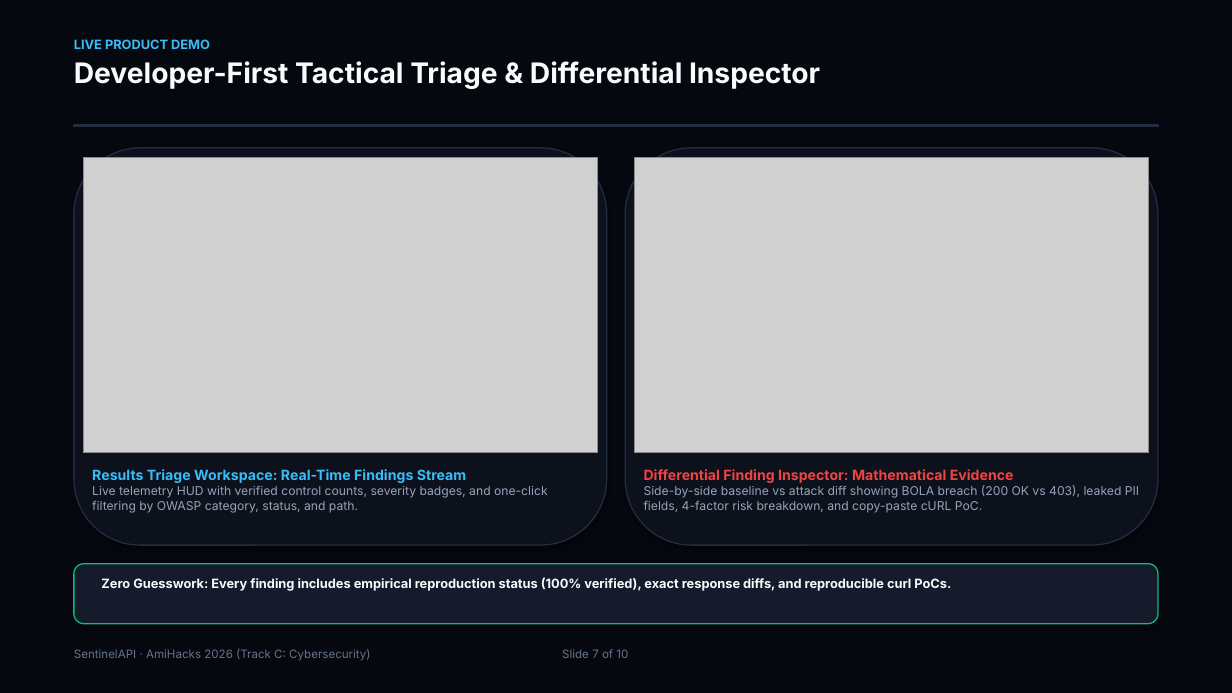
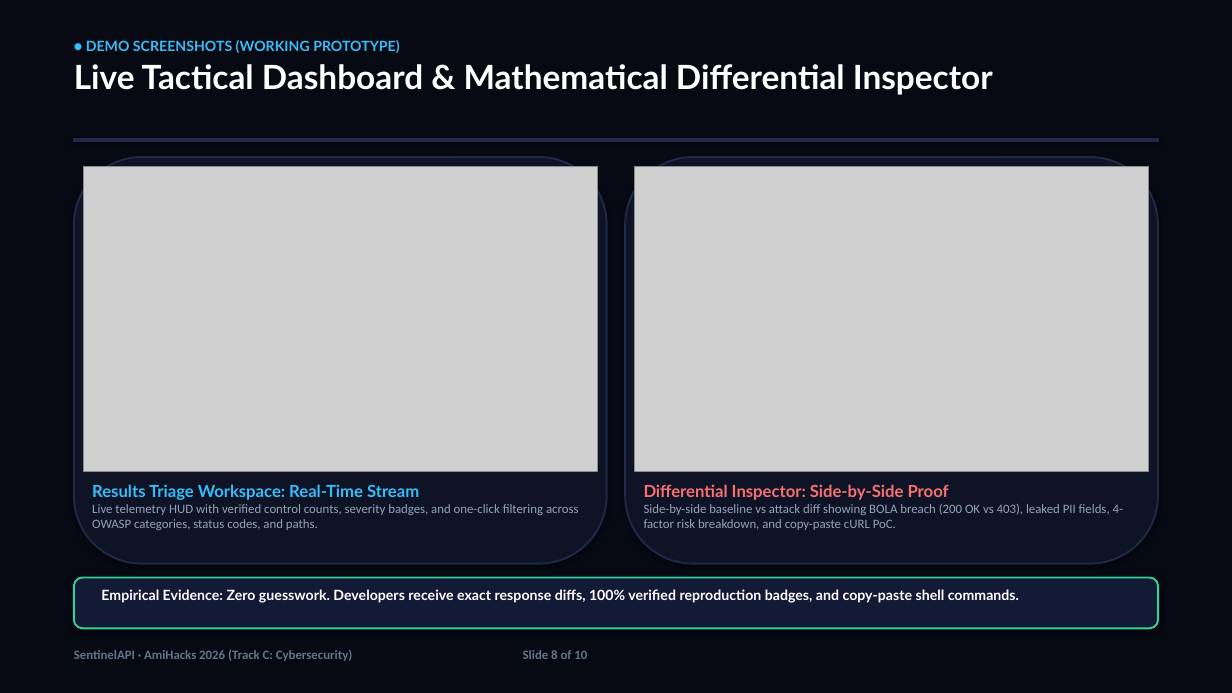
Before and after one commit to x03tanuj/sentinel-api, a slide deck: slide 8 of slides/SentinelAPI_Pitch.pptx (slide 7 before the commit). Drawn at 1232x693 pixels with LibreOffice and Linux fonts; fonts in the diff are those of the drawing; grey boxes stand for pictures. Boxes give left, top, right and bottom in pixels: in the first picture for what was removed or moved away, otherwise in the second. Text is boxed around its words. In the diff, an @@ line names an element or a change of style, - is before the commit and + after.

Commit message:
docs: finalize hackathon pitch deck (pptx & pdf) with cyber-tech design, track c prominence, and competitive differentiators

```diff
--- a/slides/SentinelAPI_Pitch.pptx
+++ b/slides/SentinelAPI_Pitch.pptx
@@ rectangle at box(0, 0, 1232, 693): fill #06080F to #070913; outline #06080F 0.75 pt to #070913 0.75 pt @@
@@ text at box(74, 40, 993, 95): text changed; size 22 to 26 pt; font Inter to Lato; text colour #F8FAFC to #FFFFFF @@
-LIVE PRODUCT DEMO
-Developer-First Tactical Triage & Differential Inspector
+● DEMO SCREENSHOTS (WORKING PROTOTYPE)
+Live Tactical Dashboard & Mathematical Differential Inspector
@@ rectangle: place and size @@
-rectangle at box(74, 125, 1158, 127)
+rectangle at box(74, 139, 1158, 141)
@@ rectangle at box(74, 139, 1158, 141): fill #232D42 to #202945; outline #232D42 0.75 pt to #202945 0.75 pt @@
@@ rounded rectangle: place and size @@
-rounded rectangle at box(74, 148, 607, 545)
+rounded rectangle at box(74, 157, 607, 564)
@@ rounded rectangle at box(74, 157, 607, 564): fill #0D111C to #0E1326; outline #232D42 1 pt to #202945 1.5 pt @@
@@ picture: place and size @@
-picture at box(83, 157, 598, 453)
+picture at box(83, 166, 598, 471)
@@ rounded rectangle at box(626, 157, 1159, 564): fill #0D111C to #0E1326; outline #232D42 1 pt to #202945 1.5 pt @@
@@ rounded rectangle: place and size @@
-rounded rectangle at box(626, 148, 1159, 545)
+rounded rectangle at box(626, 157, 1159, 564)
@@ picture: place and size @@
-picture at box(635, 157, 1150, 453)
+picture at box(635, 166, 1150, 471)
@@ text "Differential Inspector: Side-by-Side Proof": place and size @@
-text "Differential Inspector: Side-by-Side Proof" at box(644, 469, 1139, 513)
+text "Differential Inspector: Side-by-Side Proof" at box(644, 484, 1123, 530)
@@ text at box(92, 484, 579, 530): text changed; size 9.5 to 10 pt; font Inter to Calibri @@
-Results Triage Workspace: Real-Time Findings Stream
-Live telemetry HUD with verified control counts, severity badges, and one-click filtering by OWASP category, status, and path.
+Results Triage Workspace: Real-Time Stream
+Live telemetry HUD with verified control counts, severity badges, and one-click filtering across OWASP categories, status codes, and paths.
@@ text at box(644, 484, 949, 500): text changed; size 11 to 13 pt; font Inter to Lato; text colour #EF4444 to #F87171 @@
-Differential Finding Inspector: Mathematical Evidence
+Differential Inspector: Side-by-Side Proof
@@ text at box(644, 504, 1123, 530): size 9.5 to 10 pt, font Inter to Calibri in "Side-by-side baseline vs attack diff showing BOLA ..." @@
@@ rounded rectangle: place and size @@
-rounded rectangle at box(74, 564, 1158, 624)
+rounded rectangle at box(74, 578, 1158, 628)
@@ rounded rectangle at box(74, 578, 1158, 628): fill #151B2B to #131A36; outline #10B981 1 pt to #34D399 1.5 pt @@
@@ text at box(101, 589, 1019, 603): text changed; size 10 to 11 pt; font Inter to Lato; text colour #F8FAFC to #FFFFFF @@
-Zero Guesswork: Every finding includes empirical reproduction status (100% verified), exact response diffs, and reproducible curl PoCs.
+Empirical Evidence: Zero guesswork. Developers receive exact response diffs, 100% verified reproduction badges, and copy-paste shell commands.
@@ text at box(74, 650, 587, 661): text changed; size 9 to 10 pt; font Inter to Calibri; bold on @@
-SentinelAPI · AmiHacks 2026 (Track C: Cybersecurity) Slide 7 of 10
+SentinelAPI · AmiHacks 2026 (Track C: Cybersecurity) Slide 8 of 10
```
Also in this commit, not shown: 7 other slides changed, 2 slides added, 2 slides removed, 10 other files.
